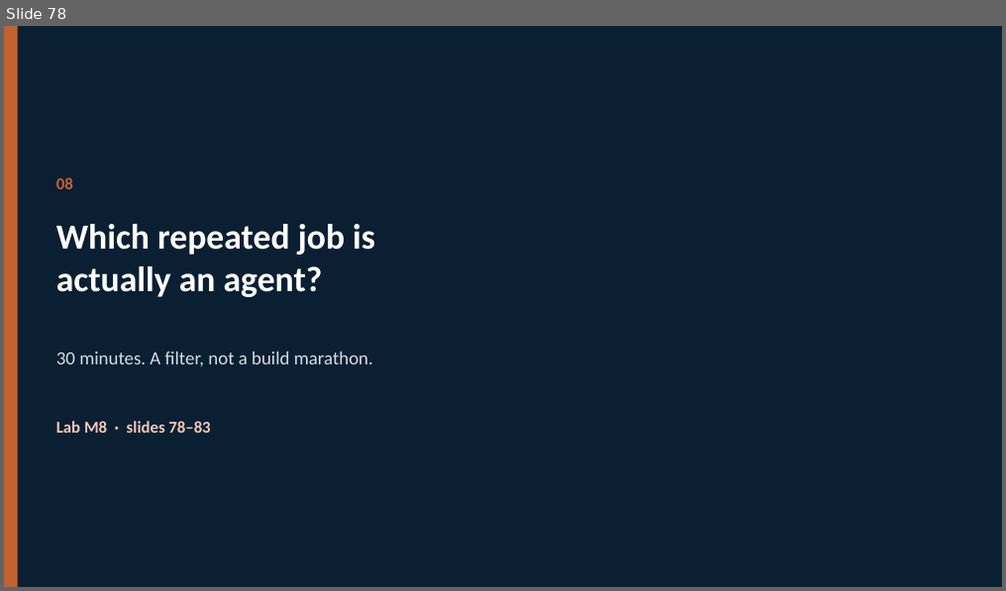
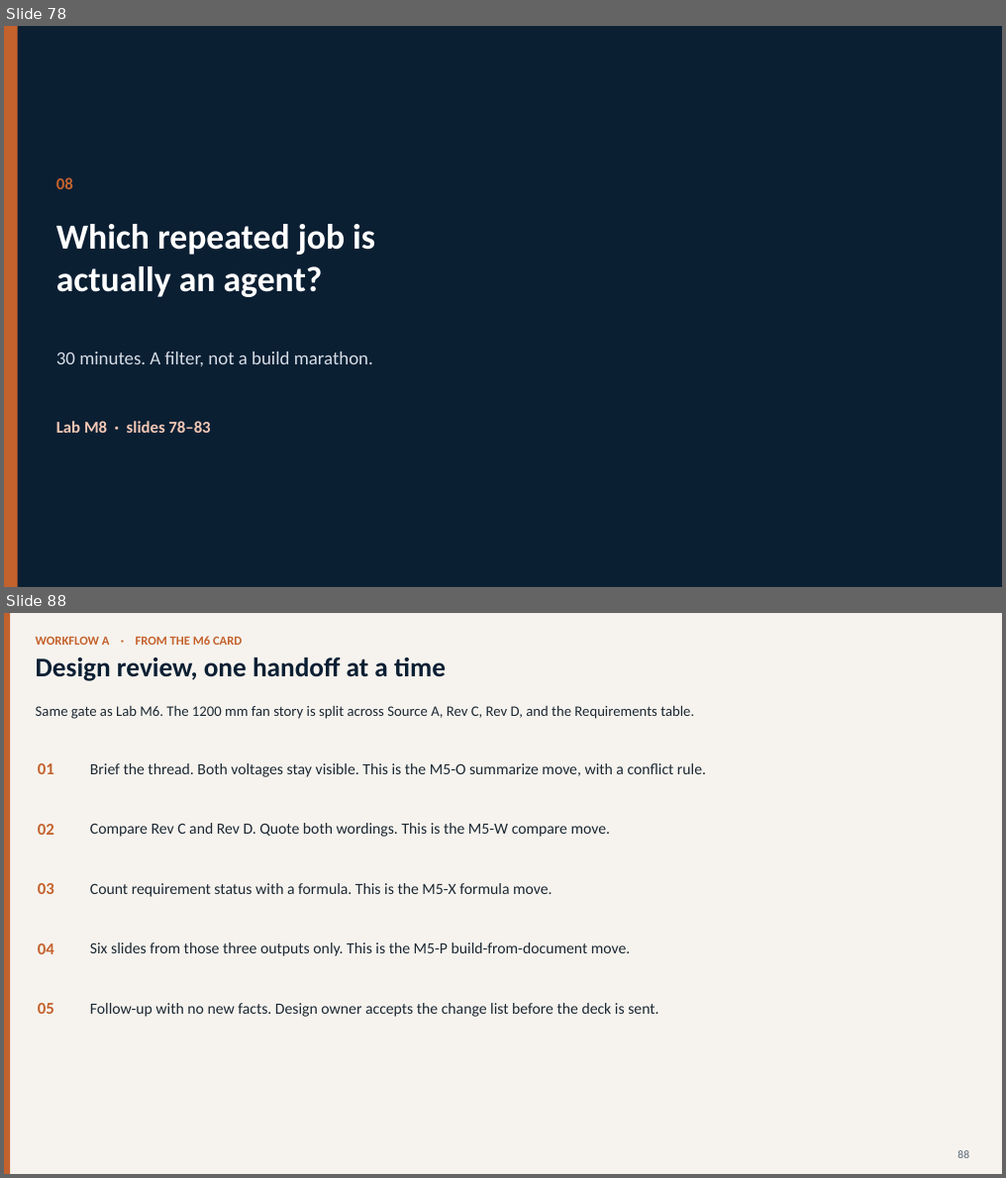
Before and after one commit to vikash-verma-profile/copiolot-bajaj-Tech, a slide deck: content/Copilot.pptx. Shown one above the other, each under a label of ours: slide 78 before the commit, slides 78 and 88 after it; the slides between them are not shown. The pictures are 1006x591 and 1006x1178 pixels, drawn with LibreOffice and Linux fonts; fonts in the diff are those of the drawing. Boxes give left, top, right and bottom in pixels: in the first picture for what was removed or moved away, otherwise in the second. Text is boxed around its words. In the diff, an @@ line names an element or a change of style, - is before the commit and + after.

```diff
--- a/content/Copilot.pptx
+++ b/content/Copilot.pptx
@@ slide 88 added at bbox=[4, 613, 1002, 1174], background #F6F3EE @@
@@ rectangle added at bbox=[4, 613, 10, 1174], fill #C4622D @@
@@ text added at bbox=[36, 636, 242, 645], 12 pt, text #C4622D, bold @@
+WORKFLOW A · FROM THE M6 CARD
@@ text added at bbox=[36, 658, 446, 681], 26 pt, text #0B1F33, bold @@
+Design review, one handoff at a time
@@ text added at bbox=[36, 705, 694, 719], 14 pt, text #1C2833 @@
+Same gate as Lab M6. The 1200 mm fan story is split across Source A, Rev C, Rev D, and the Requirements table.
@@ text added at bbox=[38, 763, 54, 774], 16 pt, text #C4622D, bold @@
+01
@@ text added at bbox=[90, 763, 706, 777], 15 pt, text #1C2833 @@
+Brief the thread. Both voltages stay visible. This is the M5-O summarize move, with a conflict rule.
@@ text added at bbox=[38, 824, 54, 835], 16 pt, text #C4622D, bold @@
+02
@@ text added at bbox=[90, 823, 611, 837], 15 pt, text #1C2833 @@
+Compare Rev C and Rev D. Quote both wordings. This is the M5-W compare move.
@@ text added at bbox=[38, 883, 54, 894], 16 pt, text #C4622D, bold @@
+03
@@ text added at bbox=[90, 883, 552, 897], 15 pt, text #1C2833 @@
+Count requirement status with a formula. This is the M5-X formula move.
@@ text added at bbox=[38, 944, 54, 955], 16 pt, text #C4622D, bold @@
+04
@@ text added at bbox=[90, 943, 631, 957], 15 pt, text #1C2833 @@
+Six slides from those three outputs only. This is the M5-P build-from-document move.
@@ text added at bbox=[38, 1003, 54, 1014], 16 pt, text #C4622D, bold @@
+05
@@ text added at bbox=[90, 1003, 658, 1017], 15 pt, text #1C2833 @@
+Follow-up with no new facts. Design owner accepts the change list before the deck is sent.
@@ text added at bbox=[957, 1151, 969, 1158], 11 pt, text #5C6B7A @@
+88
```
Also in this commit, not shown: 68 slides changed, 31 other slides added, 8 other files.
